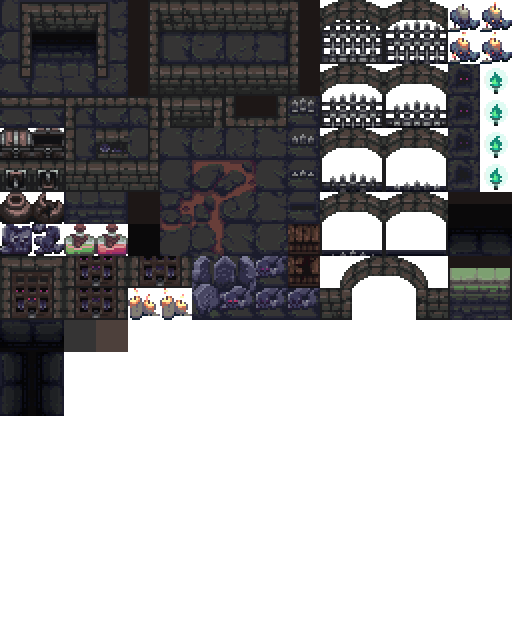
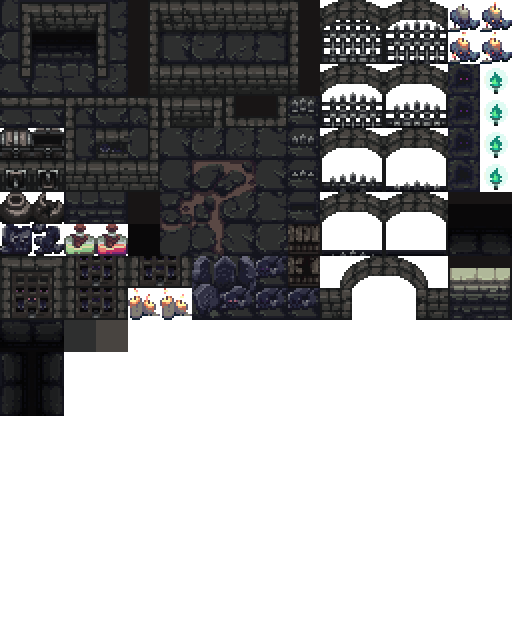
Layer changes from the first w=512, h=640 image to the second:
pixels changed over [0, 0, 512, 416] (layer not identified)
